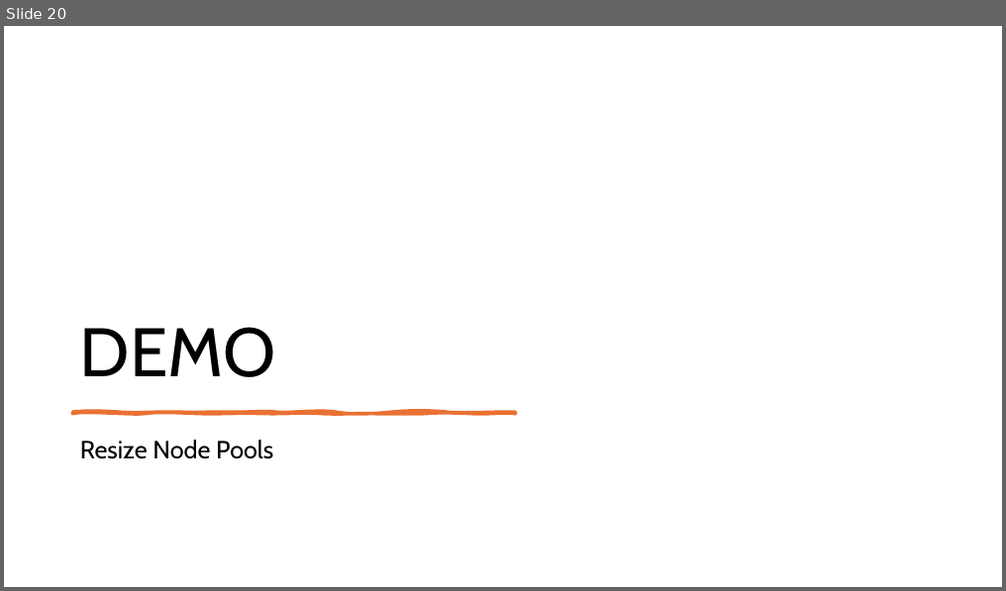
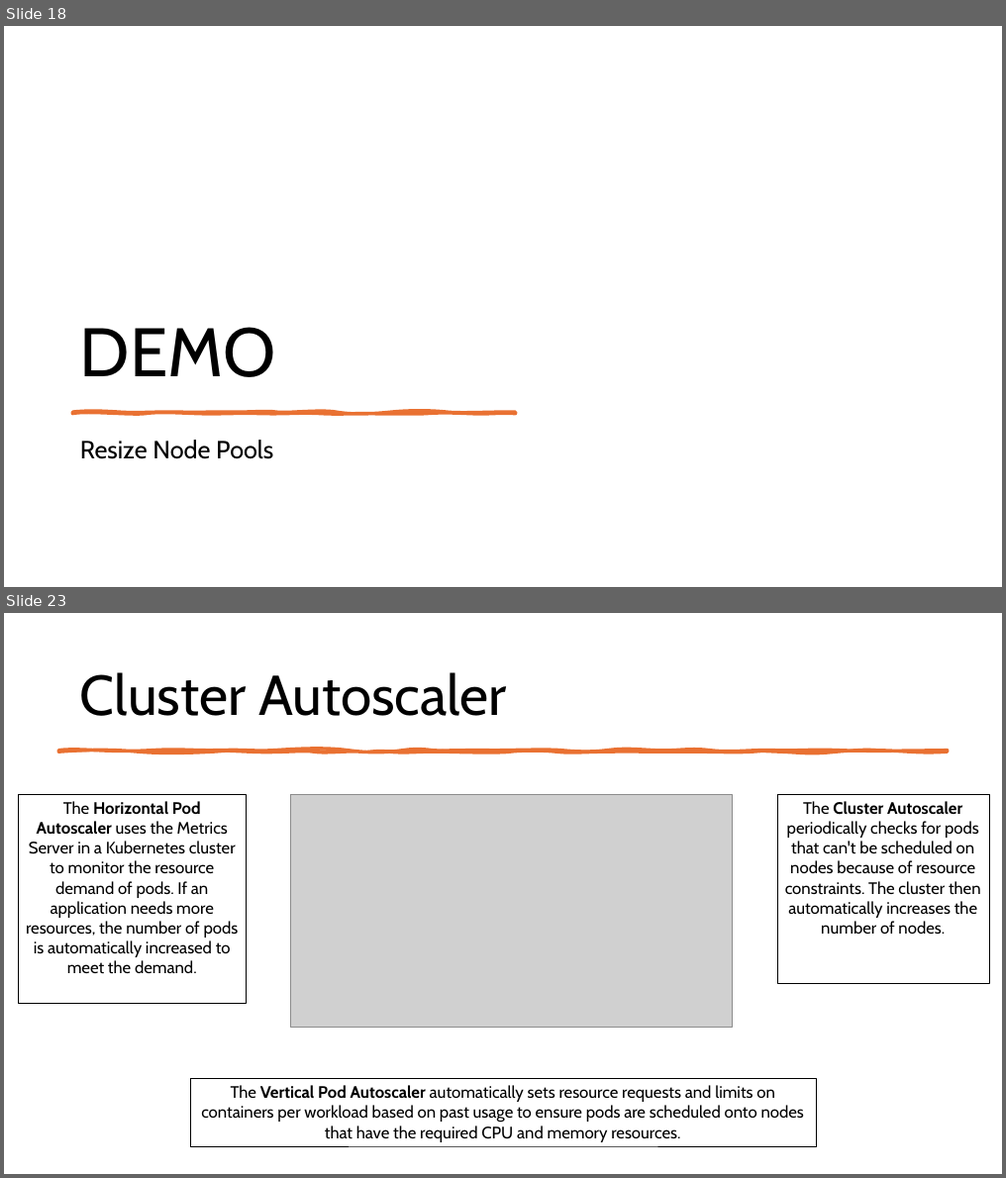
Before and after one commit to fhbilgen/AKSWorkshop, a slide deck: AKS_02_Node_Pools.pptx. Shown one above the other, each under a label of ours: slide 20 before the commit, slides 18 and 23 after it; the slides between them are not shown. The pictures are 1006x591 and 1006x1178 pixels, drawn with LibreOffice and Linux fonts; fonts in the diff are those of the drawing; grey boxes stand for pictures. Boxes give left, top, right and bottom in pixels: in the first picture for what was removed or moved away, otherwise in the second. Text is boxed around its words. In the diff, an @@ line names an element or a change of style, - is before the commit and + after.

```diff
--- a/AKS_02_Node_Pools.pptx
+++ b/AKS_02_Node_Pools.pptx
@@ slide 23 added at [4,613,1002,1174], background #FFFFFF @@
@@ title added at [80,672,507,716], 54 pt, text #000000 @@
+Cluster Autoscaler
@@ freeform shape added at [58,750,947,752], fill #E97132, outline #E97132 3.25 pt @@
@@ rectangle added at [18,794,247,1003], outline #000000 0.25 pt, 16 pt, text #000000 @@
+The Horizontal Pod Autoscaler uses the Metrics Server in a Kubernetes cluster to monitor the resource demand of pods. If an application needs more resources, the number of pods is automatically increased to meet the demand.
@@ picture added at [291,794,733,1027] @@
@@ rectangle added at [777,794,989,983], outline #000000 0.25 pt, 16 pt, text #000000 @@
+The Cluster Autoscaler periodically checks for pods that can't be scheduled on nodes because of resource constraints. The cluster then automatically increases the number of nodes.
@@ rectangle added at [190,1078,816,1147], outline #000000 0.25 pt, 16 pt, text #000000 @@
+The Vertical Pod Autoscaler automatically sets resource requests and limits on containers per workload based on past usage to ensure pods are scheduled onto nodes that have the required CPU and memory resources.
@@ what was slide 20 is now slide 18 @@
```
Also in this commit, not shown: 1 slide changed, 10 other slides added, 5 other files.
